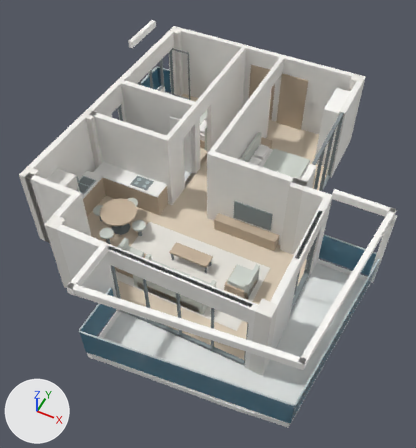
Renders of the glTF model assets/residences/81-8/apartment.glb from each side of a commit.
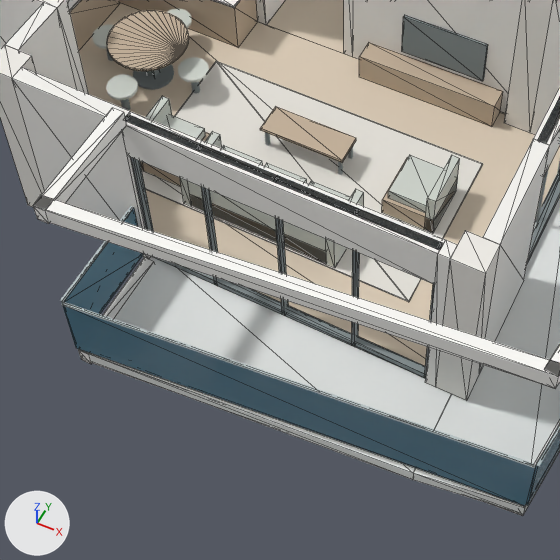
The first picture shows the older version from a 50 mm camera at (9.93, -17.19, 14.06) aimed at (4.59, -6.51, 0.71). The close-ups show the older and then the newer version on the part from 12% to 73% of the width and 43% to 100% of the height of that picture. Only the edits that show in the close-ups are written down. The lights are fixed; the arrows at lower left show +X, +Y and +Z. The close-ups show mesh edges as thin lines. Vertices at exactly the same position are counted once.

Objects in the first close-up: 'Bedroom 2 south wall', 'East exterior living south', 'Living panorama lintel', 'Living room floor', 'Living rug', 'Living south bay floor', 'Living south panorama head', 'South exterior west', 'South-east Column', 'Terrace glass.002', 'Terrace slab east', 'Terrace slab south', 'Terrace soffit.002' and 62 more.
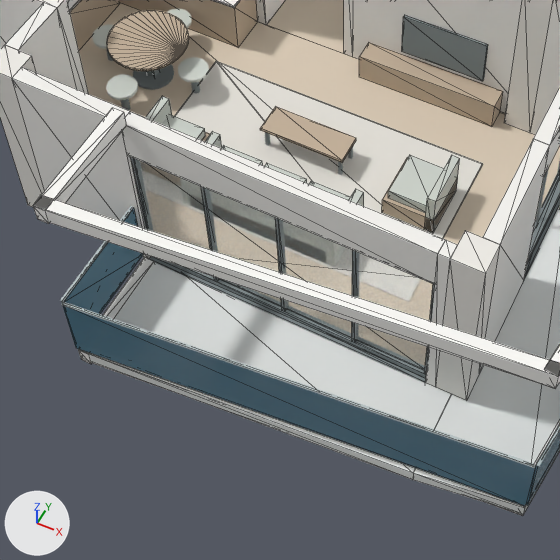
The change, as JSON lines over the scene's bpy script:
```json
{"op": "add", "block": "mat_terrace_slider_sill", "code": ["mat_terrace_slider_sill = principled_material('Terrace slider sill')", "mat_terrace_slider_sill.base_color = (0.231, 0.271, 0.278)  # grey #848e90", "mat_terrace_slider_sill.roughness = 0.82"]}
{"op": "add", "block": "mat_living_south_panorama_pane", "code": ["mat_living_south_panorama_pane = principled_material('Living south panorama pane')", "mat_living_south_panorama_pane.base_color = (0.663, 0.776, 0.796)  # white #d5e4e7", "mat_living_south_panorama_pane.metallic = 0.15", "mat_living_south_panorama_pane.roughness = 0.16", "mat_living_south_panorama_pane.alpha = 0.1"]}
{"op": "add", "block": "mat_living_south_panorama_sill", "code": ["mat_living_south_panorama_sill = principled_material('Living south panorama sill')", "mat_living_south_panorama_sill.base_color = (0.231, 0.271, 0.278)  # grey #848e90", "mat_living_south_panorama_sill.roughness = 0.82"]}
{"block": "me_living_south_panorama_head", "where": "# used by ob_living_south_panorama_head; location = (0.0, 0.0, 0.0)"}
{"op": "remove", "block": "me_living_south_panorama_head", "code": "me_living_south_panorama_head.from_pydata(...)  # 8 vertices, 12 faces; spans x 3.52..7.47, y -10.06..-9.96, z 2.74..2.8"}
{"op": "add", "block": "me_living_south_panorama_head", "code": "me_living_south_panorama_head.from_pydata(...)  # 8 vertices, 12 faces; spans x 3.52..7.47, y -10.06..-9.96, z 2.14..2.2"}
{"block": "me_living_south_panorama_head", "change": "me_living_south_panorama_head part 1: the whole mesh is moved by (0.0, 0.0, -0.6)"}
{"op": "add", "block": "me_terrace_slider_sill", "code": ["me_terrace_slider_sill = bpy.data.meshes.new('Terrace slider sill')", "me_terrace_slider_sill.from_pydata(...)  # a box spanning x 7.81..8.01, y -8.22..-6.42, z -0.16..0.01", "me_terrace_slider_sill.materials.append(mat_terrace_slider_sill)  # grey #848e90"]}
{"op": "add", "block": "me_living_south_panorama_pane", "code": ["me_living_south_panorama_pane = bpy.data.meshes.new('Living south panorama pane')", "me_living_south_panorama_pane.from_pydata(...)  # a box spanning x 3.54..7.45, y -10.02..-10.0, z 0.1..2.14", "me_living_south_panorama_pane.materials.append(mat_living_south_panorama_pane)  # white #d5e4e7"]}
{"op": "add", "block": "me_living_south_panorama_sill", "code": ["me_living_south_panorama_sill = bpy.data.meshes.new('Living south panorama sill')", "me_living_south_panorama_sill.from_pydata(...)  # a box spanning x 3.52..7.47, y -10.11..-9.91, z -0.16..0.01", "me_living_south_panorama_sill.materials.append(mat_living_south_panorama_sill)  # grey #848e90"]}
{"op": "add", "block": "ob_terrace_slider_sill", "code": ["ob_terrace_slider_sill = bpy.data.objects.new('Terrace slider sill', me_terrace_slider_sill)", "ob_terrace_slider_sill.location = (0.0, 0.0, 0.0)"]}
{"op": "add", "block": "ob_living_south_panorama_pane", "code": ["ob_living_south_panorama_pane = bpy.data.objects.new('Living south panorama pane', me_living_south_panorama_pane)", "ob_living_south_panorama_pane.location = (0.0, 0.0, 0.0)"]}
{"op": "add", "block": "ob_living_south_panorama_sill", "code": ["ob_living_south_panorama_sill = bpy.data.objects.new('Living south panorama sill', me_living_south_panorama_sill)", "ob_living_south_panorama_sill.location = (0.0, 0.0, 0.0)"]}
```

What differs and where, as boxes [x1, y1, x2, y2] in the close-ups (560 x 560 px):
```json
{"object": "Living south panorama pane", "change": "added", "after": [136, 159, 433, 370]}
{"object": "Living south panorama head", "change": "moved", "before": [125, 114, 443, 249], "on screen": "not visible afterwards"}
{"object": "Living south panorama sill", "change": "added", "after": [149, 256, 426, 383], "on screen": "mostly hidden"}
{"object": "Terrace slider sill", "change": "added", "after": [524, 196, 560, 279]}
```
